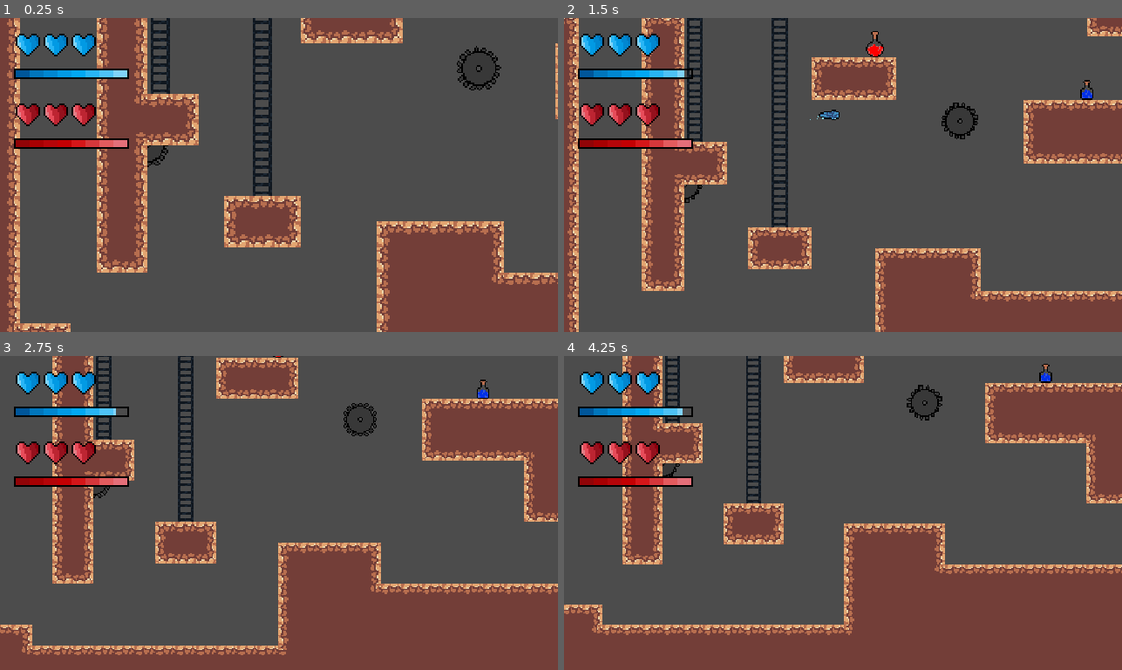
Above: before the commit, frames 1-4 (two rows, left to right).
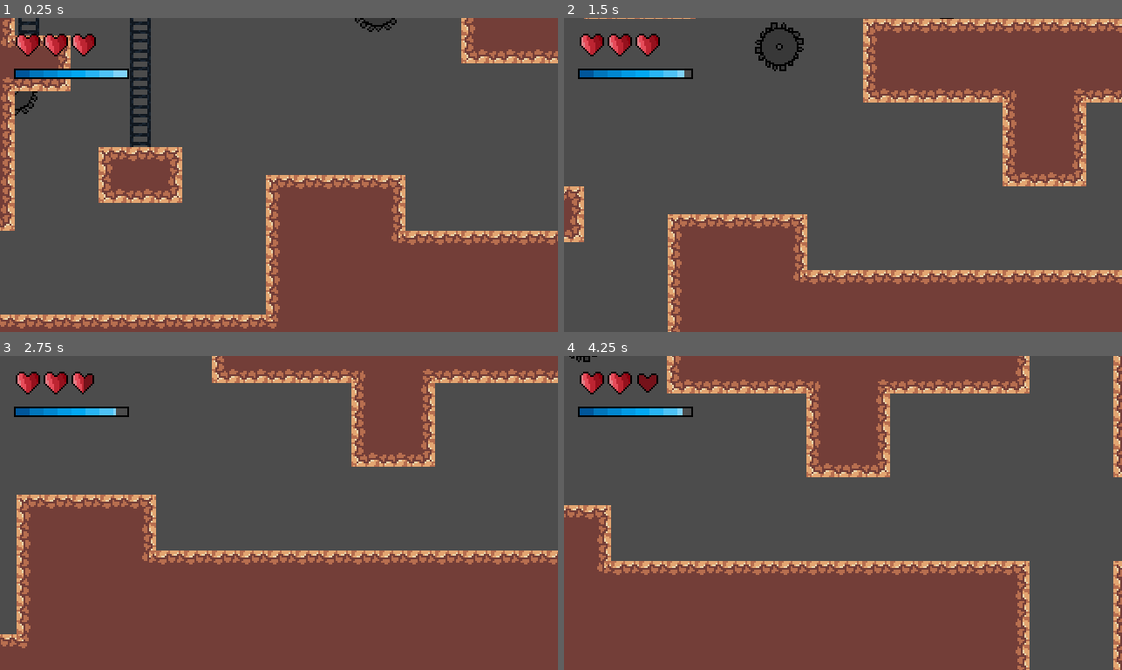
Above: after the commit, the same moments.

Repository: debobrad579/Labyrinth
Game: Godot game, scene res://Main.tscn
The game is run twice, just before and just after one commit, with the same random seed, the same clock (stepped at 60 frames per second) and the same inputs.
Inputs (mouse positions are in pixels of both pictures, inside the frame that each line leads up to):
- Up to frame 1 (0.25 s): no input
- Up to frame 2 (1.5 s): move the mouse to (965, 159) at 0.52 s; hold D (walk_right_p1) from 0.53 s (still down); click (965, 159) at 0.6 s; tap Space (jump_p1) at 0.77 s; move the mouse to (731, 190) at 1.27 s; right-click (731, 190) at 1.35 s
- Up to frame 3 (2.75 s): tap Space (jump_p1) at 1.52 s; move the mouse to (334, 443) at 2.02 s; release D (walk_right_p1) at 2.03 s; hold A (walk_left_p1) from 2.03 s (still down); tap F (dash_p1) at 2.1 s
- Up to frame 4 (4.25 s): move the mouse to (815, 575) at 2.77 s; release A (walk_left_p1) at 2.78 s; hold D (walk_right_p1) from 2.78 s (still down); tap Shift (dash_p2) at 2.85 s; tap Space (jump_p1) at 3.02, 3.77 s; move the mouse to (1010, 560) at 3.52 s; tap Down (down_p2) at 3.6 s

The runs differ from the first frame. In frame 1, 37% of the frame differs, in the area x 0-100%, y 0-100%; in frame 2, 45%; in frame 3, 46%; in frame 4, 47%.

Commit message:
Added projectile and flying enemies and did some refactoring.

Diff:
--- /dev/null
+++ b/Enemies/CrawlingEnemy.gd
@@ -0,0 +1,26 @@
+extends "res://Enemies/EnemiesInheritance/Enemy.gd"
+
+enum DIRECTION {LEFT = -1, RIGHT = 1}
+
+export(DIRECTION) var WALKING_DIRECTION = DIRECTION.RIGHT
+
+onready var floorDetector = $FloorDetector
+onready var wallDetector = $WallDetector
+
+func _ready():
+	wallDetector.cast_to.x *= WALKING_DIRECTION
+
+func _physics_process(delta):
+	if wallDetector.is_colliding():
+		global_position = wallDetector.get_collision_point()
+		var normal = wallDetector.get_collision_normal()
+		rotation = normal.rotated(deg2rad(90)).angle()
+	else:
+		floorDetector.rotation_degrees = -MAX_SPEED * 10 * WALKING_DIRECTION * delta
+		if floorDetector.is_colliding():
+			global_position.x = floorDetector.get_collision_point().x
+			global_position.y = floorDetector.get_collision_point().y
+			var normal = floorDetector.get_collision_normal()
+			rotation = normal.rotated(deg2rad(90)).angle()
+		else:
+			rotation_degrees += 20 * WALKING_DIRECTION
--- /dev/null
+++ b/Enemies/CrawlingEnemy.tscn
@@ -0,0 +1,48 @@
+[gd_scene load_steps=6 format=2]
+
+[ext_resource path="res://Enemies/EnemiesInheritance/Enemy.tscn" type="PackedScene" id=1]
+[ext_resource path="res://Enemies/CrawlingEnemy.gd" type="Script" id=2]
+
+[sub_resource type="RectangleShape2D" id=1]
+extents = Vector2( 6, 2 )
+
+[sub_resource type="RectangleShape2D" id=2]
+extents = Vector2( 6, 2 )
+
+[sub_resource type="RectangleShape2D" id=3]
+extents = Vector2( 6, 2 )
+
+[node name="CrawlingEnemy" instance=ExtResource( 1 )]
+script = ExtResource( 2 )
+
+[node name="CollisionShape2D" parent="." index="0"]
+position = Vector2( 0, -2 )
+shape = SubResource( 1 )
+
+[node name="Sprite" parent="." index="1"]
+position = Vector2( 0, -2 )
+
+[node name="Hurtbox" parent="." index="3"]
+position = Vector2( 0, -2 )
+
+[node name="CollisionShape2D" parent="Hurtbox" index="0"]
+shape = SubResource( 2 )
+
+[node name="Hitbox" parent="." index="4"]
+position = Vector2( 0, -2 )
+
+[node name="CollisionShape2D" parent="Hitbox" index="0"]
+shape = SubResource( 3 )
+
+[node name="FloorDetector" type="RayCast2D" parent="." index="5"]
+position = Vector2( 0, -4 )
+enabled = true
+cast_to = Vector2( 0, 8 )
+
+[node name="WallDetector" type="RayCast2D" parent="." index="6"]
+position = Vector2( 0, -4 )
+enabled = true
+cast_to = Vector2( 4, 0 )
+
+[editable path="Hurtbox"]
+[editable path="Hitbox"]
--- a/Enemies/FlyingEnemy.tscn
+++ b/Enemies/FlyingEnemy.tscn
@@ -61,11 +61,10 @@
 [node name="PursuitTimer" type="Timer" parent="."]
 wait_time = 3.0
 one_shot = true
+
 [connection signal="no_health" from="Stats" to="." method="_on_Stats_no_health"]
 [connection signal="area_entered" from="Hurtbox" to="." method="_on_Hurtbox_area_entered"]
 
 [editable path="Hitbox"]
-
 [editable path="Hurtbox"]
-
 [editable path="PlayerDetection"]
--- /dev/null
+++ b/Enemies/FlyingEnemy3.gd
@@ -0,0 +1,109 @@
+extends "res://Enemies/EnemiesInheritance/Enemy.gd"
+
+export var ACCELERATION = 300
+export var FRICTION = 200
+export var WANDER_TARGET_RANGE = 4
+export var KNOCKBACK_AMOUNT_X = 1
+export var KNOCKBACK_AMOUNT_Y = 0
+
+enum{
+	IDLE,
+	WANDER,
+	CHASE
+}
+
+var knockback = Vector2.ZERO
+var state = IDLE
+var pursuit_timer_active = false
+var target_player = null
+var aim = Vector2.ZERO
+
+onready var playerDetection = $PlayerDetection
+onready var hurtbox = $Hurtbox
+onready var wanderController = $WanderController
+onready var objectDetector = $ObjectDetector
+onready var pursuitTimer = $PursuitTimer
+onready var players = get_tree().get_nodes_in_group("Players")
+
+func _ready():
+	state = pick_random_state([IDLE, WANDER])
+
+	if players.size() > 0:
+		objectDetector.cast_to = players[0].position - position
+
+func _physics_process(delta):
+	match state:
+		IDLE:
+			motion = motion.move_toward(Vector2.ZERO, FRICTION * delta)
+			seek_player()
+
+			if wanderController.get_time_left() == 0:
+				change_state()
+		WANDER:
+			seek_player()
+
+			if wanderController.get_time_left() == 0:
+				change_state()
+
+			accelerate_towards_point(wanderController.targetPosition, delta)
+
+			if global_position.distance_to(wanderController.targetPosition) <= WANDER_TARGET_RANGE:
+				change_state()
+
+		CHASE:
+			seek_player()
+
+			if objectDetector.is_colliding():
+				set_pursuit_timer()
+
+			accelerate_towards_point(position + aim, delta)
+
+	motion = move_and_slide(motion)
+
+
+func accelerate_towards_point(point, delta):
+	var direction = global_position.direction_to(point)
+	motion = motion.move_toward(direction * MAX_SPEED, ACCELERATION * delta)
+
+func change_state():
+	state = pick_random_state([IDLE, WANDER])
+	wanderController.start_wander_timer(rand_range(1, 3))
+
+func seek_player():
+	if not playerDetection.can_see_player(): return
+
+	select_target_player()
+
+	if target_player != null:
+		objectDetector.cast_to = target_player.position - position
+
+	if not objectDetector.is_colliding():
+		aim = objectDetector.cast_to
+		state = CHASE
+
+func select_target_player():
+	if players.size() <= 0: return
+	if players[0] == playerDetection.players[0]:
+		target_player = players[0]
+	elif players[1] == playerDetection.players[0]:
+		target_player = players[1]
+
+func set_pursuit_timer():
+		if pursuit_timer_active == false:
+			pursuitTimer.start()
+			pursuit_timer_active = true
+		elif pursuit_timer_active == true and pursuitTimer.is_stopped():
+			pursuit_timer_active = false
+			state = pick_random_state([IDLE, WANDER])
+
+func pick_random_state(state_list):
+	state_list.shuffle()
+	return state_list.pop_front()
+
+func _on_Hurtbox_area_entered(area):
+	._on_Hurtbox_area_entered(area)
+	apply_knockback(area)
+
+func apply_knockback(area):
+	motion = Vector2(area.knockback_x * KNOCKBACK_AMOUNT_X, -area.knockback_y
+	* KNOCKBACK_AMOUNT_Y)
--- /dev/null
+++ b/Enemies/FlyingEnemy3.tscn
@@ -0,0 +1,48 @@
+[gd_scene load_steps=9 format=2]
+
+[ext_resource path="res://Enemies/EnemiesInheritance/Enemy.tscn" type="PackedScene" id=1]
+[ext_resource path="res://Enemies/FlyingEnemy3.gd" type="Script" id=2]
+[ext_resource path="res://ReusableNodes/PlayerDetection.tscn" type="PackedScene" id=3]
+[ext_resource path="res://ReusableNodes/ObjectDetector.tscn" type="PackedScene" id=4]
+[ext_resource path="res://ReusableNodes/WanderController.tscn" type="PackedScene" id=5]
+
+[sub_resource type="CircleShape2D" id=1]
+radius = 9.15557
+
+[sub_resource type="CircleShape2D" id=2]
+radius = 8.0
+
+[sub_resource type="CircleShape2D" id=4]
+radius = 96.0
+
+[node name="FlyingEnemy" instance=ExtResource( 1 )]
+script = ExtResource( 2 )
+
+[node name="CollisionShape2D" parent="." index="0"]
+shape = SubResource( 1 )
+
+[node name="Stats" parent="." index="2"]
+maxHealth = 5
+
+[node name="CollisionShape2D" parent="Hurtbox" index="0"]
+shape = SubResource( 1 )
+
+[node name="CollisionShape2D" parent="Hitbox" index="0"]
+shape = SubResource( 2 )
+
+[node name="PursuitTimer" type="Timer" parent="." index="5"]
+wait_time = 3.0
+one_shot = true
+
+[node name="PlayerDetection" parent="." index="6" instance=ExtResource( 3 )]
+
+[node name="CollisionShape2D" parent="PlayerDetection" index="0"]
+shape = SubResource( 4 )
+
+[node name="WanderController" parent="." index="7" instance=ExtResource( 5 )]
+
+[node name="ObjectDetector" parent="." index="8" instance=ExtResource( 4 )]
+
+[editable path="Hurtbox"]
+[editable path="Hitbox"]
+[editable path="PlayerDetection"]
--- a/Enemies/FlyingEnemyAI.gd
+++ b/Enemies/FlyingEnemyAI.gd
@@ -25,7 +25,7 @@
 # Aim is different. This will hold the relative difference between
 # The monsters location and the players. For example, if the player
 # is 50px to the right and 10px down (FROM THE MONSTER), then the aim would be
-# that... not the players global poisiton, which could be anything.
+# that... not the players global positon, which could be anything.
 var aim = Vector2.ZERO
 
 onready var stats = $Stats
--- a/Enemies/ProjectileEnemy.tscn
+++ b/Enemies/ProjectileEnemy.tscn
@@ -16,28 +16,38 @@
 script = ExtResource( 2 )
 
 [node name="CollisionShape2D" parent="." index="0"]
+position = Vector2( 0, -8 )
 shape = SubResource( 1 )
+
+[node name="Sprite" parent="." index="1"]
+position = Vector2( 0, -8 )
 
 [node name="Stats" parent="." index="2"]
 maxHealth = 5
 
+[node name="Hurtbox" parent="." index="3"]
+position = Vector2( 0, -8 )
+
 [node name="CollisionShape2D" parent="Hurtbox" index="0"]
 shape = SubResource( 2 )
+
+[node name="Hitbox" parent="." index="4"]
+position = Vector2( 0, -8 )
 
 [node name="CollisionShape2D" parent="Hitbox" index="0"]
 shape = SubResource( 3 )
 
 [node name="FirePosition" type="Position2D" parent="." index="5"]
-position = Vector2( 0, -8 )
+position = Vector2( 0, -16 )
 
 [node name="FireDirection" type="Position2D" parent="." index="6"]
-position = Vector2( 0, -24 )
+position = Vector2( 0, -32 )
 
 [node name="FireTimer" type="Timer" parent="." index="7"]
 wait_time = 2.0
 autostart = true
+
 [connection signal="timeout" from="FireTimer" to="." method="fire_bullet"]
 
 [editable path="Hurtbox"]
-
 [editable path="Hitbox"]
--- a/Enemies/WalkingEnemy.gd
+++ b/Enemies/WalkingEnemy.gd
@@ -12,7 +12,6 @@
 var state
 var state_was
 var snap_vector = Vector2.ZERO
-var knockback_vector = Vector2.ZERO
 var knockback_stop_vector = Vector2.ZERO
 
 onready var floorDetectorLeft = $FloorDetectorLeft
@@ -23,10 +22,8 @@
 onready var wallDetectorRight = $WallDetectorRight
 
 func slope_detected():
-	if ((slopeDetectorLeft.is_colliding() or slopeDetectorRight.is_colliding())
-	and not (wallDetectorRight.is_colliding() or wallDetectorLeft.is_colliding())):
-		return true
-	else: return false
+	return ((slopeDetectorLeft.is_colliding() or slopeDetectorRight.is_colliding())
+	and not (wallDetectorRight.is_colliding() or wallDetectorLeft.is_colliding()))
 
 func _ready():
 	motion.y = 8
@@ -34,23 +31,13 @@
 	state_was = ENEMY_MOVEMENT
 
 func _physics_process(delta):
-	change_motion_values(delta)
-	if not slope_detected():
-		apply_gravity(delta)
-	move()
-
-func change_motion_values(delta):
 	match state:
 		MOVEMENT.RIGHT:
-			snap_vector = Vector2.DOWN
-			motion.x += ACCELERATION * delta
-			motion.x = min(motion.x, MAX_SPEED)
+			apply_horizontal_force(delta)
 			if not floorDetectorRight.is_colliding() or wallDetectorRight.is_colliding():
 				state = MOVEMENT.LEFT
 		MOVEMENT.LEFT:
-			snap_vector = Vector2.DOWN
-			motion.x -= ACCELERATION * delta
-			motion.x = max(motion.x, -MAX_SPEED)
+			apply_horizontal_force(delta)
 			if not floorDetectorLeft.is_colliding() or wallDetectorLeft.is_colliding():
 				state = MOVEMENT.RIGHT
 		MOVEMENT.KNOCKBACK:
@@ -59,10 +46,19 @@
 			KNOCKBACK_FRICTION * delta))
 			if motion.y == 0 or slope_detected():
 				state = state_was
+	if not slope_detected():
+		apply_gravity(delta)
+	move()
 
 func move():
 	(motion = move_and_slide_with_snap(motion, snap_vector * 4,
 	Vector2.UP, true, 4, deg2rad(46)))
+
+func apply_horizontal_force(delta):
+	if not (state == MOVEMENT.LEFT or state == MOVEMENT.RIGHT): return
+	snap_vector = Vector2.DOWN
+	motion.x += ACCELERATION * delta * state
+	motion.x = clamp(motion.x, -MAX_SPEED, MAX_SPEED)
 
 func apply_gravity(delta):
 		motion.y += GRAVITY * delta
@@ -80,4 +76,5 @@
 		knockback_stop_vector = Vector2.ZERO
 	state = MOVEMENT.KNOCKBACK
 	snap_vector = Vector2.ZERO
-	motion = Vector2(area.knockback_x * KNOCKBACK_AMOUNT_X, -area.knockback_y * KNOCKBACK_AMOUNT_Y)
+	motion = Vector2(area.knockback_x * KNOCKBACK_AMOUNT_X, -area.knockback_y
+	* KNOCKBACK_AMOUNT_Y)
--- a/Enemies/WalkingEnemy.tscn
+++ b/Enemies/WalkingEnemy.tscn
@@ -12,51 +12,69 @@
 [sub_resource type="RectangleShape2D" id=3]
 extents = Vector2( 2, 7 )
 
+[sub_resource type="RectangleShape2D" id=4]
+extents = Vector2( 3, 1 )
+
 [node name="WalkingEnemy" instance=ExtResource( 1 )]
 script = ExtResource( 2 )
 
 [node name="CollisionShape2D" parent="." index="0"]
+position = Vector2( 0, -7 )
 shape = SubResource( 1 )
+
+[node name="Sprite" parent="." index="1"]
+position = Vector2( 0, -7 )
 
 [node name="Stats" parent="." index="2"]
 maxHealth = 3
 
+[node name="Hurtbox" parent="." index="3"]
+position = Vector2( 0, -7 )
+
 [node name="CollisionShape2D" parent="Hurtbox" index="0"]
 shape = SubResource( 2 )
+
+[node name="Hitbox" parent="." index="4"]
+position = Vector2( 0, -7 )
 
 [node name="CollisionShape2D" parent="Hitbox" index="0"]
 shape = SubResource( 3 )
 
 [node name="FloorDetectorLeft" type="RayCast2D" parent="." index="5"]
-position = Vector2( -2, 6 )
+position = Vector2( -2, -1 )
 enabled = true
 cast_to = Vector2( 0, 8 )
 
 [node name="FloorDetectorRight" type="RayCast2D" parent="." index="6"]
-position = Vector2( 2, 6 )
+position = Vector2( 2, -1 )
 enabled = true
 cast_to = Vector2( 0, 8 )
 
 [node name="SlopeDetectorLeft" type="RayCast2D" parent="." index="7"]
-position = Vector2( -2, 6 )
+position = Vector2( -2, -1 )
 enabled = true
-cast_to = Vector2( 0, 1 )
+cast_to = Vector2( -2, 0 )
 
 [node name="SlopeDetectorRight" type="RayCast2D" parent="." index="8"]
-position = Vector2( 2, 6 )
+position = Vector2( 2, -1 )
 enabled = true
-cast_to = Vector2( 0, 1 )
+cast_to = Vector2( 2, 0 )
 
 [node name="WallDetectorLeft" type="RayCast2D" parent="." index="9"]
-position = Vector2( -1, 2 )
+position = Vector2( -1, -5 )
 enabled = true
 cast_to = Vector2( -2, 0 )
 
 [node name="WallDetectorRight" type="RayCast2D" parent="." index="10"]
-position = Vector2( 1, 2 )
+position = Vector2( 1, -5 )
 enabled = true
 cast_to = Vector2( 2, 0 )
 
+[node name="SlopeDetector" type="Area2D" parent="." index="11"]
+
+[node name="CollisionShape2D" type="CollisionShape2D" parent="SlopeDetector" index="0"]
+position = Vector2( 0, -1.30551 )
+shape = SubResource( 4 )
+
 [editable path="Hurtbox"]
-
 [editable path="Hitbox"]
--- a/Main.tscn
+++ b/Main.tscn
@@ -1,11 +1,12 @@
-[gd_scene load_steps=20 format=2]
+[gd_scene load_steps=21 format=2]
 
 [ext_resource path="res://TileMaps/TileMap.tscn" type="PackedScene" id=1]
 [ext_resource path="res://Player/Camera.tscn" type="PackedScene" id=2]
 [ext_resource path="res://Player/Player1.tscn" type="PackedScene" id=3]
 [ext_resource path="res://Enemies/WalkingEnemy.tscn" type="PackedScene" id=4]
-[ext_resource path="res://Player/Player2.tscn" type="PackedScene" id=5]
+[ext_resource path="res://Enemies/FlyingEnemy3.tscn" type="PackedScene" id=5]
 [ext_resource path="res://Enemies/ProjectileEnemy.tscn" type="PackedScene" id=6]
+[ext_resource path="res://Enemies/CrawlingEnemy.tscn" type="PackedScene" id=7]
 [ext_resource path="res://UI/UI.tscn" type="PackedScene" id=9]
 [ext_resource path="res://Objects/Ladder.tscn" type="PackedScene" id=10]
 [ext_resource path="res://TileMaps/RockyTileMap.tscn" type="PackedScene" id=12]
@@ -64,18 +65,21 @@
 [node name="Enemies" type="Node2D" parent="."]
 
 [node name="WalkingEnemy" parent="Enemies" instance=ExtResource( 4 )]
-position = Vector2( 100, 137 )
+position = Vector2( 104, 144 )
 
 [node name="ProjectileEnemy" parent="Enemies" instance=ExtResource( 6 )]
-position = Vector2( 360, 88 )
+position = Vector2( 360, 96 )
+
+[node name="CrawlingEnemy" parent="Enemies" instance=ExtResource( 7 )]
+position = Vector2( 160, 144 )
+
+[node name="FlyingEnemy" parent="Enemies" instance=ExtResource( 5 )]
+position = Vector2( 400, 40 )
 
 [node name="Player" type="Node2D" parent="."]
 
 [node name="Player1" parent="Player" instance=ExtResource( 3 )]
-position = Vector2( 112, -24 )
-
-[node name="Player2" parent="Player" instance=ExtResource( 5 )]
-position = Vector2( 259, 54 )
+position = Vector2( 280, 56 )
 
 [node name="UI" parent="Player" instance=ExtResource( 9 )]
 
@@ -107,5 +111,4 @@
 shape = SubResource( 3 )
 
 [editable path="Objects/Ladder"]
-
 [editable path="Objects/Ladder2"]
--- a/Player/Camera.gd
+++ b/Player/Camera.gd
@@ -2,17 +2,11 @@
 
 onready var topLeft = $Limits/TopLeft
 onready var bottomRight = $Limits/BottomRight
+onready var players = get_tree().get_nodes_in_group("Players")
 
 func _ready():
-	limit_top = topLeft.position.y
-	limit_left = topLeft.position.x
-	limit_bottom = bottomRight.position.y
-	limit_right = bottomRight.position.x
+	set_limits()
 
-# Get the player nodes from the player group (as a list)
-onready var players = get_tree().get_nodes_in_group("Players")
-
-# Set up some camera scaling variables
 var scaler = 1
 var all_players_dead = false
 
@@ -21,54 +15,42 @@
 export var max_scale = 2
 export var min_scale = 1.2
 
-# For physics processs (yay!)
 func _physics_process(delta):
+	players = get_tree().get_nodes_in_group("Players")
+	set_player_boundaries()
+	set_camera_scaling()
 
-	players = get_tree().get_nodes_in_group("Players")
-
+func set_player_boundaries():
 	for player in players:
 		if player.position.y > limit_bottom:
 			player.stats.health = 0
 
+		if player.position.x >= limit_right:
+			player.position.x = limit_right
+		elif player.position.x <= limit_left:
+			player.position.x = limit_left
+
+func set_camera_scaling():
 	if len(players) == 1:
-
-	# Set position to player
 		position = players[0].position
 		zoom = Vector2(1, 1)
-
-
-
-	elif len(players) == 2: # if 2 players. If no players, or more than 2, currently camera just does not move.
-
-	# Position is the average of the two players
+	elif len(players) == 2:
 		position = (players[0].position + players[1].position)/2
-
-	# Get distance between players as a vector length (number)
 		var distance_players = (players[0].position - players[1].position).length()
-
-	# If the players distance exceeds the pixel stretch point, then start scaling the camera
 		var distance_scale = distance_players / pixel_stretch_point
 
-	# If distance scale is greater than 1 (players are past pixel stretch point)
-	# Then scale up
 		if distance_scale > min_scale:
-
-		# Don't scale past max_scale (Screen cannot be larger than that scale level)
 			if distance_scale > max_scale:
-
-			# lerp is used to create a smooth scaling, otherwise players moving in and out of the
-			# Pixel stretch point would result in aggresive zooming in and out
 				scaler = lerp(scaler, 2, zoom_lerp_rate)
-
 			else:
-
 				scaler = lerp(scaler, distance_scale, zoom_lerp_rate)
-
-	# If distance scale is less than 1 (so players are within pixel stretch point)
-	# scale back to 1
 		else:
-
 			scaler = lerp(scaler, min_scale, zoom_lerp_rate)
 
-	# Zoom, a vector, is multiplied by the scaler, or the scale value
 		zoom = Vector2(1, 1) * scaler
+
+func set_limits():
+	limit_top = topLeft.position.y
+	limit_left = topLeft.position.x
+	limit_bottom = bottomRight.position.y
+	limit_right = bottomRight.position.x
--- a/ReusableNodes/PlayerDetection.gd
+++ b/ReusableNodes/PlayerDetection.gd
@@ -1,10 +1,5 @@
 extends Area2D
 
-# I have changed it to use a list!!
-# This means that multiple players can be tracked at once.
-# If the player enters, they are added to the list/array
-# When they exit, they are removed.
-# The monster can_see_player whenever the list has contents (i.e. at least one person)
 var players = []
 var player
 
--- a/ReusableNodes/PlayerDetection.tscn
+++ b/ReusableNodes/PlayerDetection.tscn
@@ -8,5 +8,6 @@
 script = ExtResource( 1 )
 
 [node name="CollisionShape2D" type="CollisionShape2D" parent="."]
+
 [connection signal="body_entered" from="." to="." method="_on_PlayerDetection_body_entered"]
 [connection signal="body_exited" from="." to="." method="_on_PlayerDetection_body_exited"]
Not shown: 1 places in Enemies/EnemiesInheritance/Enemy.tscn that only renumber resources
Not shown: 3 places in Enemies/FlyingEnemy.tscn that only renumber resources
Not shown: 1 places in Enemies/WalkingEnemy.tscn that only renumber resources
Not shown: 1 places in Player/Player.tscn that only renumber resources
